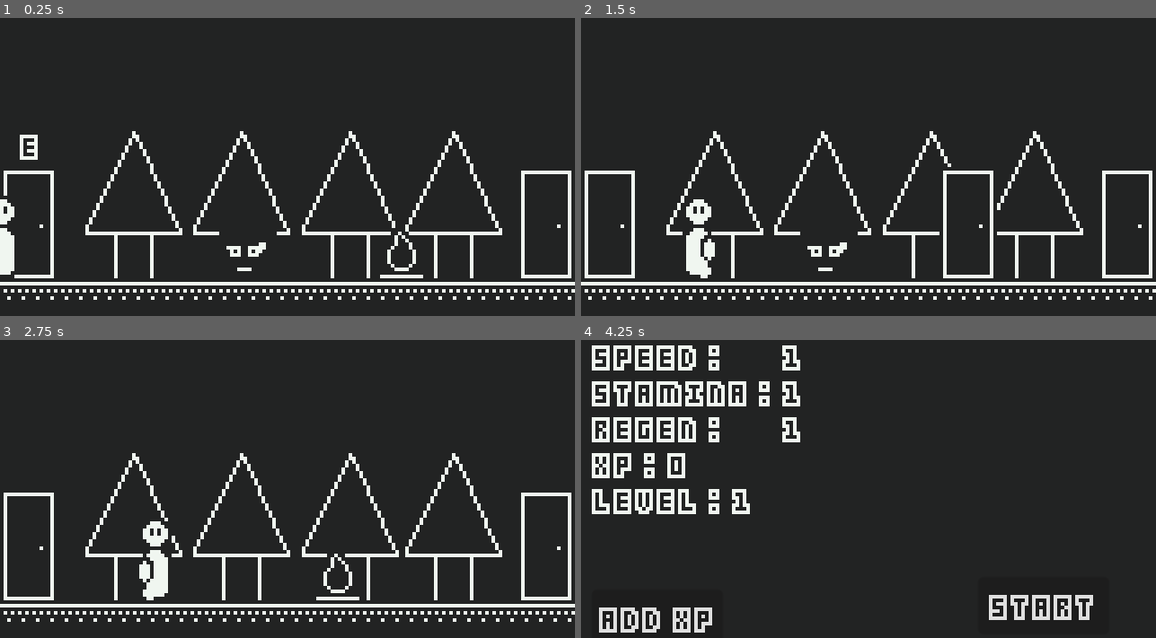
Above: before the commit, frames 1-4 (two rows, left to right).
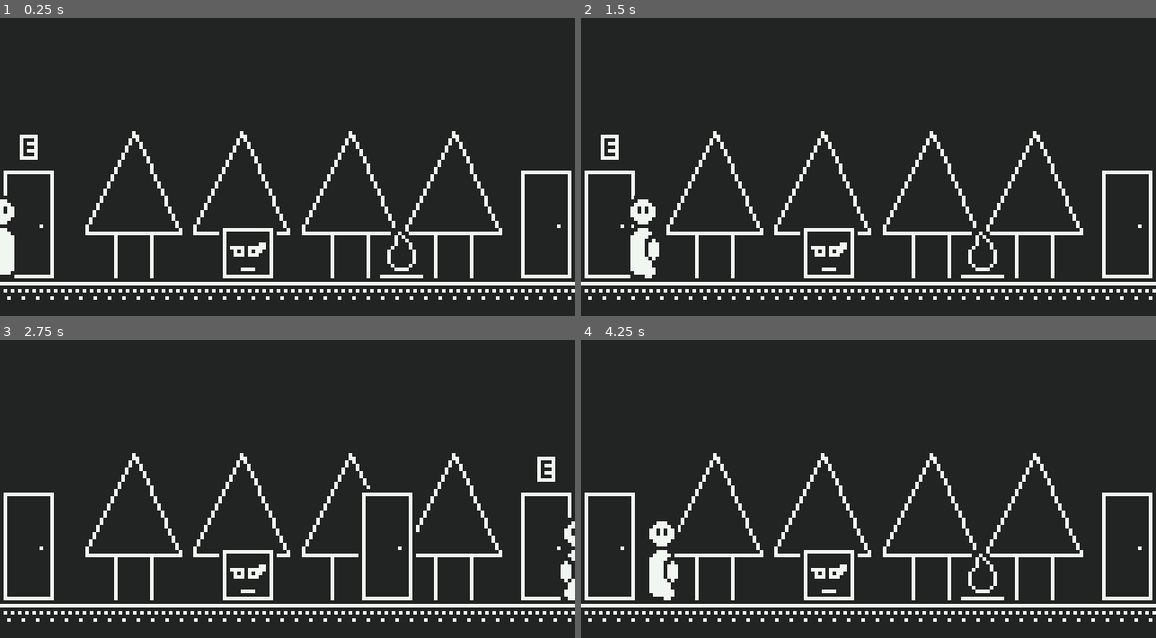
Above: after the commit, the same moments.

Repository: SolarLabyrinth/Lunariel
Game: Godot game, scene res://Scenes/Levels/Level3.tscn
The game is run twice, just before and just after one commit, with the same random seed, the same clock (stepped at 60 frames per second) and the same inputs. This scene is started directly instead of the project's main scene.
Inputs (mouse positions are in pixels of both pictures, inside the frame that each line leads up to):
- Up to frame 1 (0.25 s): no input
- Up to frame 2 (1.5 s): tap Enter (ui_accept) at 0.5, 0.77 s; move the mouse to (995, 158) at 0.52 s; hold Right (ui_right) 0.53-1.28 s; tap E (sl_interact) at 0.6, 1.35 s; move the mouse to (753, 190) at 1.27 s; hold Left (ui_left) from 1.28 s (still down)
- Up to frame 3 (2.75 s): tap Enter (ui_accept) at 1.52 s; move the mouse to (345, 426) at 2.02 s; release Left (ui_left) at 2.03 s; hold Right (ui_right) from 2.03 s (still down); click (345, 426) at 2.1 s; tap E (sl_interact) at 2.3 s
- Up to frame 4 (4.25 s): move the mouse to (839, 560) at 2.77 s; tap E (sl_interact) at 2.85, 3.6 s; tap Enter (ui_accept) at 3.02, 3.77 s; move the mouse to (1041, 545) at 3.52 s; release Right (ui_right) at 3.53 s; hold Left (ui_left) from 3.53 s (still down)

The runs differ from the first frame. In frame 1, 0.5% of the frame differs, in the area x 38-48%, y 70-88%; in frame 2, 3.2%; in frame 3, 3.2%; in frame 4, 15%, in the area x 0-100%, y 1-99%.

Commit message:
look both ways before crossing

Diff:
--- a/Resources/world_stats.gd
+++ b/Resources/world_stats.gd
@@ -1,7 +1,7 @@
 class_name WorldStats extends Resource
 
 @export var current_level := 0
-@export var player_x := 0.0
+@export var player_x := 100.0
 @export var player_face := 'right'
 @export var at_grace := false
 @export var at_door := false
--- a/Scenes/Levels/Level1.tscn
+++ b/Scenes/Levels/Level1.tscn
@@ -18,6 +18,7 @@
 [node name="Door" parent="." instance=ExtResource("3_auagh")]
 position = Vector2(32, 236)
 target_level_id = 5
+target_side = 1
 lock = 1
 
 [node name="Door2" parent="." instance=ExtResource("3_auagh")]
--- a/Scenes/Levels/Level2.tscn
+++ b/Scenes/Levels/Level2.tscn
@@ -14,6 +14,7 @@
 [node name="Door" parent="." instance=ExtResource("2_dpmdo")]
 position = Vector2(32, 236)
 target_level_id = 1
+target_side = 1
 
 [node name="Door2" parent="." instance=ExtResource("2_dpmdo")]
 position = Vector2(431, 236)
--- a/Scenes/Levels/Level3.tscn
+++ b/Scenes/Levels/Level3.tscn
@@ -13,6 +13,7 @@
 [node name="Door" parent="." instance=ExtResource("2_vlcq0")]
 position = Vector2(32, 236)
 target_level_id = 2
+target_side = 1
 
 [node name="Enemy" parent="." instance=ExtResource("3_satr7")]
 position = Vector2(276, 268)
--- a/Scenes/Levels/Level4.tscn
+++ b/Scenes/Levels/Level4.tscn
@@ -13,6 +13,7 @@
 [node name="Door" parent="." instance=ExtResource("2_iclgb")]
 position = Vector2(32, 236)
 target_level_id = 3
+target_side = 1
 
 [node name="Enemy" parent="." instance=ExtResource("3_4b0tf")]
 position = Vector2(349, 268)
--- a/Scenes/Levels/Level5.tscn
+++ b/Scenes/Levels/Level5.tscn
@@ -13,6 +13,7 @@
 [node name="Door" parent="." instance=ExtResource("2_y8f50")]
 position = Vector2(32, 236)
 target_level_id = 6
+target_side = 1
 
 [node name="Enemy" parent="." instance=ExtResource("3_vqwj0")]
 position = Vector2(376, 268)
--- a/Scenes/Levels/Level7.tscn
+++ b/Scenes/Levels/Level7.tscn
@@ -13,6 +13,7 @@
 [node name="Door" parent="." instance=ExtResource("2_p35qo")]
 position = Vector2(32, 236)
 target_level_id = 2
+target_side = 1
 
 [node name="Enemy" parent="." instance=ExtResource("3_b7q7x")]
 position = Vector2(276, 268)
--- a/Scenes/Levels/Level8.tscn
+++ b/Scenes/Levels/Level8.tscn
@@ -12,6 +12,7 @@
 [node name="Door" parent="." instance=ExtResource("2_mj0e3")]
 position = Vector2(32, 236)
 target_level_id = 7
+target_side = 1
 
 [node name="Enemy" parent="." instance=ExtResource("3_upc2u")]
 position = Vector2(349, 268)
--- a/Things/door.gd
+++ b/Things/door.gd
@@ -1,8 +1,11 @@
 class_name Door extends Node2D
 
+enum Side { Left, Right }
+
 @export var target_level_id := 0
-@export var target_player_x := 0
-@export var target_player_face := 0
+@export var target_side := Side.Left
+# @export var target_player_x := 0
+# @export var target_player_face := 0
 @export var lock := 0
 
 @onready var interaction_label: RichTextLabel = %InteractionLabel
@@ -41,6 +44,12 @@
 
 func _input(_event: InputEvent) -> void:
 	if is_activatable and Input.is_action_just_pressed('sl_interact'):
+		if target_side == Side.Left:
+			world_stats.player_x = 100.0
+			world_stats.player_face = 'right'
+		else:
+			world_stats.player_x = 540.0
+			world_stats.player_face = 'left'
 		SceneManager.show_level(target_level_id)
 		pass
 	pass
Binary file changed: Assets/main-spritesheet-export.png
Binary file changed: Assets/main-spritesheet.png
